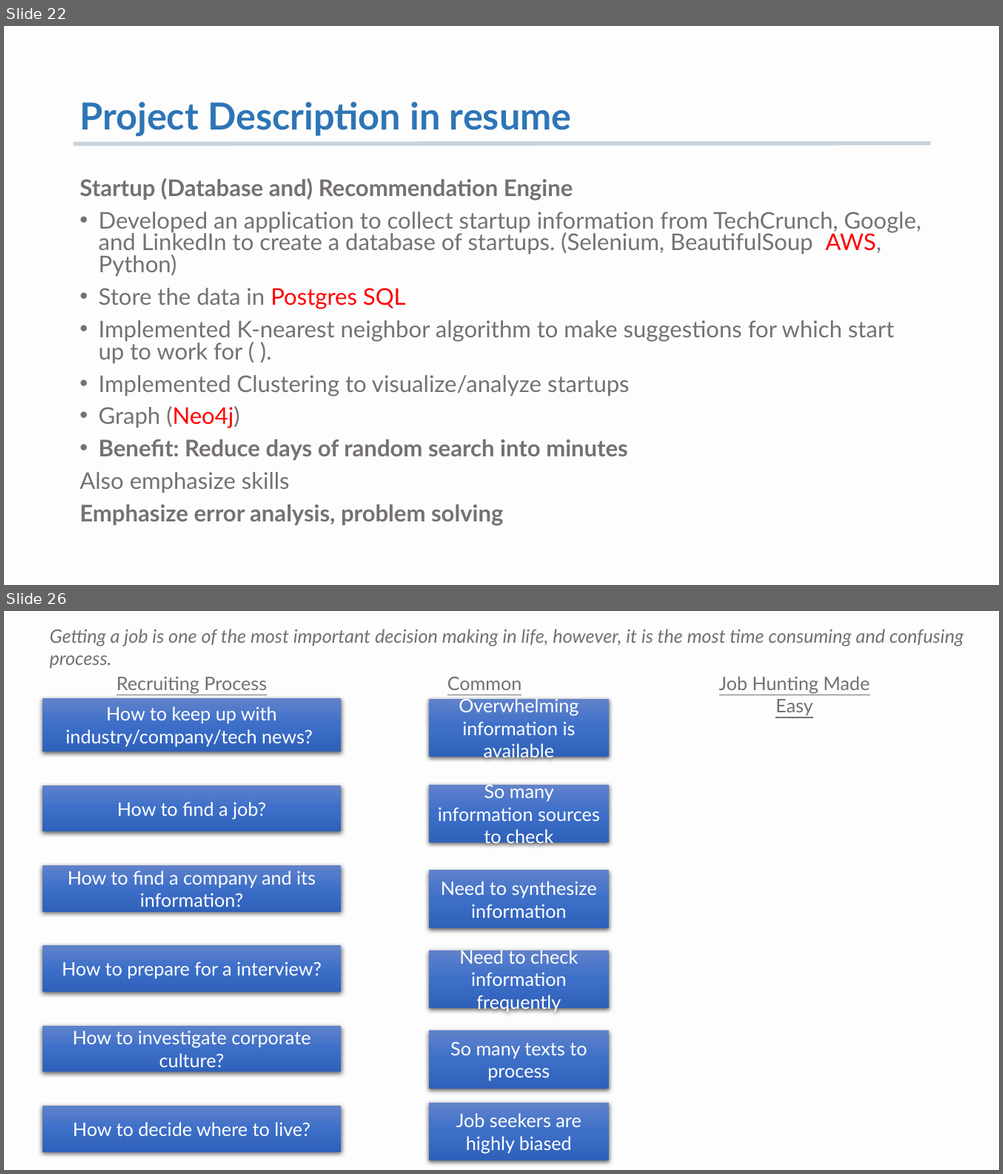
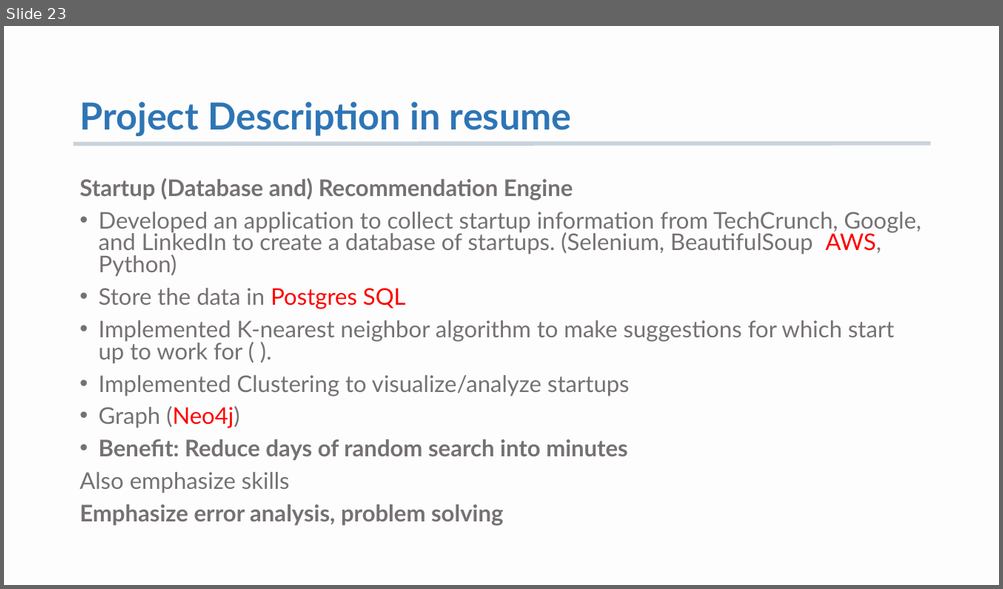
Before and after one commit to K-AlfredIwasaki/job_hunting_made_easy, a slide deck: startup_db_recommendation.pptx. Shown one above the other, each under a label of ours: slides 22 and 26 before the commit, slide 23 after it; the slides between them are not shown. The pictures are 1003x1174 and 1003x589 pixels, drawn with LibreOffice and Linux fonts; fonts in the diff are those of the drawing. Boxes give left, top, right and bottom in pixels: in the first picture for what was removed or moved away, otherwise in the second. Text is boxed around its words. In the diff, an @@ line names an element or a change of style, - is before the commit and + after.

```diff
--- a/startup_db_recommendation.pptx
+++ b/startup_db_recommendation.pptx
@@ slide 26 removed at bbox=[4, 611, 999, 1170], background #F2F2F2 at 11% opacity @@
@@ text removed at bbox=[50, 629, 963, 669] @@
-Getting a job is one of the most important decision making in life, however, it is the most time consuming and confusing process.
@@ text removed at bbox=[116, 676, 267, 694] @@
-Recruiting Process
@@ text removed at bbox=[447, 677, 522, 712] @@
-Common Pains
@@ text removed at bbox=[719, 676, 870, 716] @@
-Job Hunting Made Easy
@@ rectangle removed at bbox=[42, 698, 341, 752] @@
-How to keep up with industry/company/tech news?
@@ rectangle removed at bbox=[429, 699, 609, 758] @@
-Overwhelming information is available
@@ rectangle removed at bbox=[42, 786, 341, 832] @@
-How to find a job?
@@ rectangle removed at bbox=[429, 785, 609, 843] @@
-So many information sources to check
@@ rectangle removed at bbox=[42, 866, 341, 911] @@
-How to find a company and its information?
@@ rectangle removed at bbox=[429, 871, 609, 929] @@
-Need to synthesize information
@@ rectangle removed at bbox=[42, 946, 341, 992] @@
-How to prepare for a interview?
@@ rectangle removed at bbox=[429, 951, 609, 1008] @@
-Need to check information frequently
@@ rectangle removed at bbox=[42, 1026, 341, 1072] @@
-How to investigate corporate culture?
@@ rectangle removed at bbox=[429, 1031, 609, 1089] @@
-So many texts to process
@@ rectangle removed at bbox=[42, 1106, 341, 1153] @@
-How to decide where to live?
@@ rectangle removed at bbox=[429, 1102, 609, 1161] @@
-Job seekers are highly biased
@@ what was slide 22 is now slide 23 @@
```
Also in this commit, not shown: 11 slides changed, 4 slides added, 6 other slides removed.
